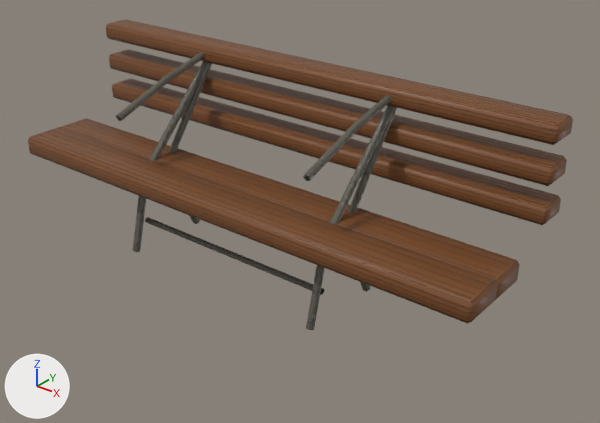
An edit to the glTF model public/models/environment/bench.glb, drawn before and after from the same camera.
Camera for both pictures: a camera (50 mm lens) standing at (168.1, -206.3, 149.0) and looking at (14.2, -13.9, 29.7). Arrows for +X, +Y and +Z are at lower left; the lights stay in place. The first picture is the older version. Where no turn or scale is listed for an object, it has been applied to the vertices.

In view in the first picture: 'bench_armrest', 'bench_armrest.001', 'bench_back_plank', 'bench_back_plank.001', 'bench_back_plank.002', 'bench_lower_crossbar', 'bench_seat_plank', 'bench_seat_plank.001', 'bench_side_frame_l', 'bench_side_frame_l.001', 'bench_side_frame_r', 'bench_side_frame_r.001'.
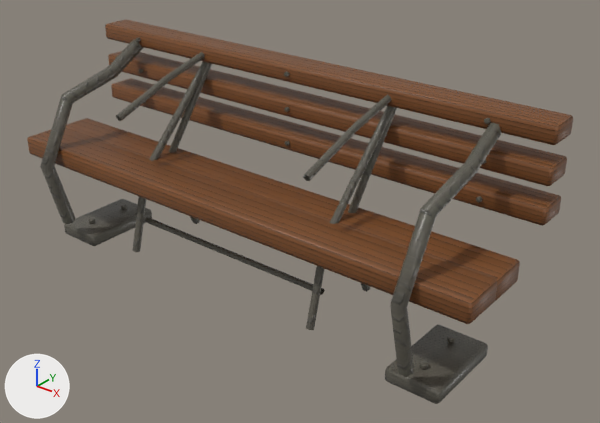
Where the change shows, as pixel boxes [x1, y1, x2, y2] in the pictures (600 x 423 px):
'Bench_CastScroll.001', added: after [390, 122, 502, 377]
'Bench_AnchorPlate.001', added: after [385, 325, 488, 404]
'Bench_CastScroll', added: after [40, 39, 144, 224]
'Bench_AnchorPlate', added: after [64, 199, 152, 246]
'Bench_AnchorBolt.002', added: after [420, 361, 428, 369]
'Bench_AnchorBolt.003', added: after [448, 336, 456, 344]

Edits to the bpy script that builds the scene:
```text
Add me_mesh_3:
    me_mesh_3.from_pydata(...)  # 30 vertices, 48 faces; spans x 71.6..76.4, y -50.1..5.0, z 9.5..73.8
    me_mesh_3.materials.append(mat_m_env_wornmetal_018)
Add me_mesh_2:
    me_mesh_2.from_pydata(...)  # 30 vertices, 48 faces; spans x -76.4..-71.6, y -50.1..5.0, z 9.5..73.8
    me_mesh_2.materials.append(mat_m_env_wornmetal_018)
Add me_mesh_1:
    me_mesh_1.from_pydata(...)  # 96 vertices, 188 faces; spans x -0.09..0.09, y -0.025..0.025, z -0.15..0.15
    me_mesh_1.materials.append(mat_m_env_wornmetal_018)
Add me_mesh_0:
    me_mesh_0.from_pydata(...)  # 288 vertices, 572 faces; spans x -0.0117..0.0117, y -0.007..0.007, z -0.0117..0.0117
    me_mesh_0.materials.append(mat_m_env_wornmetal_018)
Add ob_bench_castscroll_001:
    ob_bench_castscroll_001 = bpy.data.objects.new('Bench_CastScroll.001', me_mesh_3)
    ob_bench_castscroll_001.location = (0.0, 0.0, 0.0)
Add ob_bench_castscroll:
    ob_bench_castscroll = bpy.data.objects.new('Bench_CastScroll', me_mesh_2)
    ob_bench_castscroll.location = (0.0, 0.0, 0.0)
Add ob_bench_anchorplate_001:
    ob_bench_anchorplate_001 = bpy.data.objects.new('Bench_AnchorPlate.001', me_mesh_1)
    ob_bench_anchorplate_001.parent = ob_rootnode
    ob_bench_anchorplate_001.location = (-74.0, 24.0, 2.5)
    ob_bench_anchorplate_001.rotation_euler = (1.571, -3.142, 0.0)  # degrees (90, -180, 0)
    ob_bench_anchorplate_001.scale = (100.0, 100.0, 100.0)
Add ob_bench_anchorplate:
    ob_bench_anchorplate = bpy.data.objects.new('Bench_AnchorPlate', me_mesh_1)
    ob_bench_anchorplate.parent = ob_rootnode
    ob_bench_anchorplate.location = (74.0, 24.0, 2.5)
    ob_bench_anchorplate.rotation_euler = (1.571, -3.142, 0.0)  # degrees (90, -180, 0)
    ob_bench_anchorplate.scale = (100.0, 100.0, 100.0)
Add ob_bench_anchorbolt_003:
    ob_bench_anchorbolt_003 = bpy.data.objects.new('Bench_AnchorBolt.003', me_mesh_0)
    ob_bench_anchorbolt_003.parent = ob_rootnode
    ob_bench_anchorbolt_003.location = (-74.0, 16.0, 6.0)
    ob_bench_anchorbolt_003.rotation_euler = (1.571, -3.142, 0.0)  # degrees (90, -180, 0)
    ob_bench_anchorbolt_003.scale = (100.0, 100.0, 100.0)
Add ob_bench_anchorbolt_002:
    ob_bench_anchorbolt_002 = bpy.data.objects.new('Bench_AnchorBolt.002', me_mesh_0)
    ob_bench_anchorbolt_002.parent = ob_rootnode
    ob_bench_anchorbolt_002.location = (-74.0, 32.0, 6.0)
    ob_bench_anchorbolt_002.rotation_euler = (1.571, -3.142, 0.0)  # degrees (90, -180, 0)
    ob_bench_anchorbolt_002.scale = (100.0, 100.0, 100.0)
```
